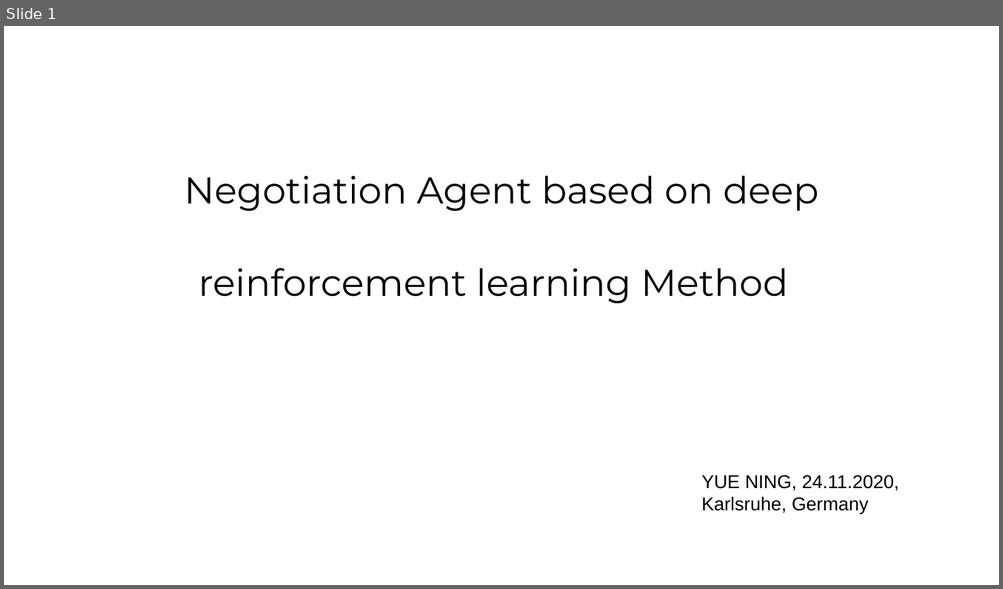
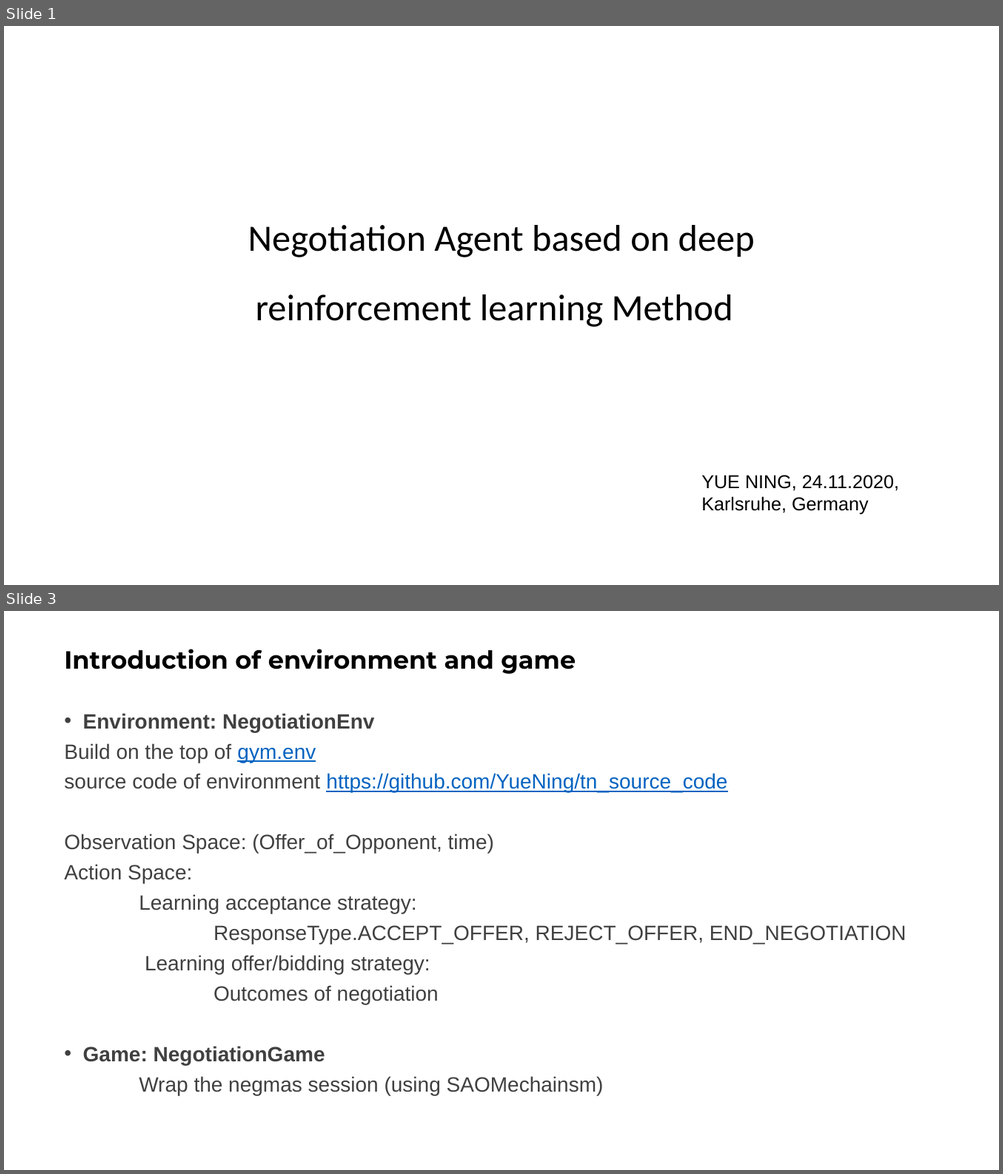
Before and after one commit to YueNing/summary_thesis, a slide deck: summary-2020-10a11/report.pptx. Shown one above the other, each under a label of ours: slide 1 before the commit, slides 1 and 3 after it; the slides between them are not shown. The pictures are 1003x589 and 1003x1174 pixels, drawn with LibreOffice and Linux fonts; fonts in the diff are those of the drawing; background and template pictures are left out. Boxes give left, top, right and bottom in pixels: in the first picture for what was removed or moved away, otherwise in the second. Text is boxed around its words. In the diff, an @@ line names an element or a change of style, - is before the commit and + after.

```diff
--- a/summary-2020-10a11/report.pptx
+++ b/summary-2020-10a11/report.pptx
@@ slide 3 added at (4, 611, 999, 1170), background #FFFFFF @@
@@ title added at (64, 649, 575, 674), 24 pt, text #000000, bold @@
+Introduction of environment and game
@@ text added at (64, 713, 906, 1096), 20 pt, text #404040 @@
+• Environment: NegotiationEnv
+Build on the top of gym.env
+source code of environment https://github.com/YueNing/tn_source_code
+Observation Space: (Offer_of_Opponent, time)
+Action Space:
+Learning acceptance strategy:
+ResponseType.ACCEPT_OFFER, REJECT_OFFER, END_NEGOTIATION
+Learning offer/bidding strategy:
+Outcomes of negotiation
+• Game: NegotiationGame
+Wrap the negmas session (using SAOMechainsm)
@@ slide 1 changed as well @@
@@ title "Negotiation Agent based on deep ...": place and size @@
-title "Negotiation Agent based on deep ..." at (184, 175, 818, 304)
+title "Negotiation Agent based on deep ..." at (248, 225, 754, 327)
@@ title "Negotiation Agent based on deep ..." at (248, 225, 754, 327): font Montserrat to Calibri; line spacing 1.3 to 1 @@
```
Also in this commit, not shown: 7 other slides changed, 1 other slide added, 2 slides removed, 6 other files.
